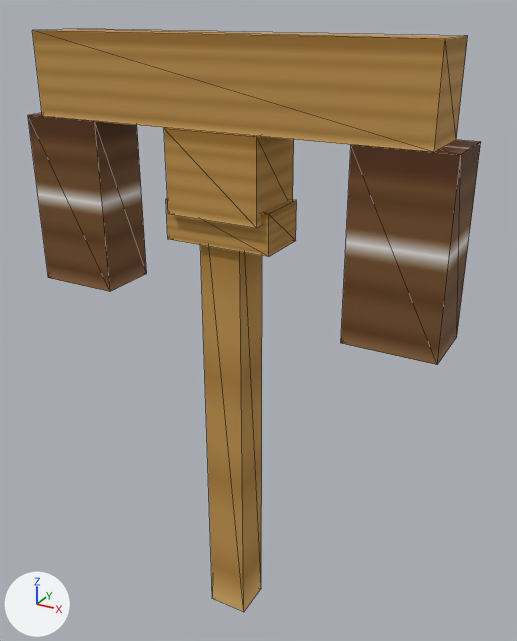
The glTF model models/items/wood_pickaxe/model.gltf: old version first, new version second.
Both versions are drawn from a camera (50 mm lens) standing at (0.435, -0.723, 0.417) and looking at (0.019, 0.034, 0.038). The axes (+X, +Y, +Z) are drawn at lower left. The lights are the same throughout. The older version comes first. Mesh edges are drawn as thin lines. Vertices at exactly the same position are counted once.

The first picture shows 'wood_pickaxe'.
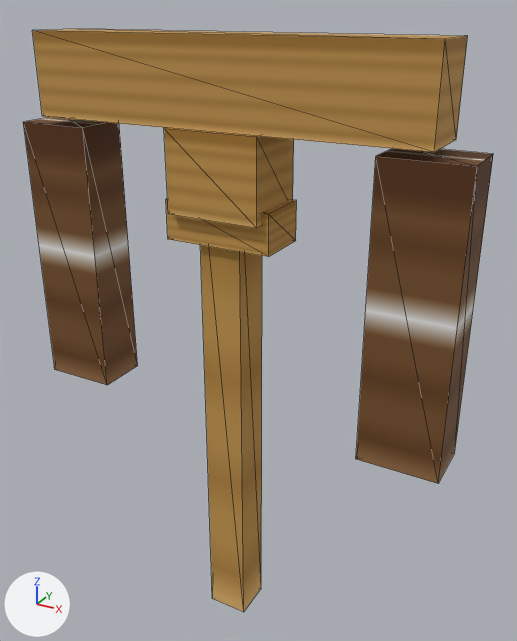
Boxes (x1, y1, x2, y2) around the edits, measured in the pictures (517 x 641 px; the box of a moved part takes in the faces that stretch with it):
'wood_pickaxe', reshaped
    before: (28, 29, 481, 612)
    after: (23, 29, 493, 612)
part 1 of me_wood_pickaxe, moved or reshaped
    before: (341, 140, 481, 365)
    after: (356, 149, 493, 483)
part 2 of me_wood_pickaxe, moved or reshaped
    before: (28, 113, 147, 292)
    after: (23, 117, 138, 385)

Diff of the bpy script that builds the scene:
```diff
--- a/models/items/wood_pickaxe/model.gltf.py
+++ b/models/items/wood_pickaxe/model.gltf.py
@@ me_wood_pickaxe @@
 # used by ob_wood_pickaxe; location = (0.0, 0.0, 0.0)
-me_wood_pickaxe.from_pydata(...)  # 48 vertices, 72 faces; spans x -0.275..0.275, y -0.045..0.045, z -0.41..0.39
+me_wood_pickaxe.from_pydata(...)  # 48 vertices, 72 faces; spans x -0.29..0.29, y -0.045..0.045, z -0.41..0.39
+# me_wood_pickaxe part 1: the loose piece of 8 vertices spanning x 0.165..0.275, y -0.04..0.04, z 0.07..0.29 is scaled about its middle by (0.909, 0.875, 1.64), then moved by (0.02, 0.0, -0.08)
+# me_wood_pickaxe part 2: the loose piece of 8 vertices spanning x -0.275..-0.165, y -0.04..0.04, z 0.07..0.29 is scaled about its middle by (0.909, 0.875, 1.64), then moved by (-0.02, 0.0, -0.08)
 me_wood_pickaxe.materials.append(mat_handle)
```
